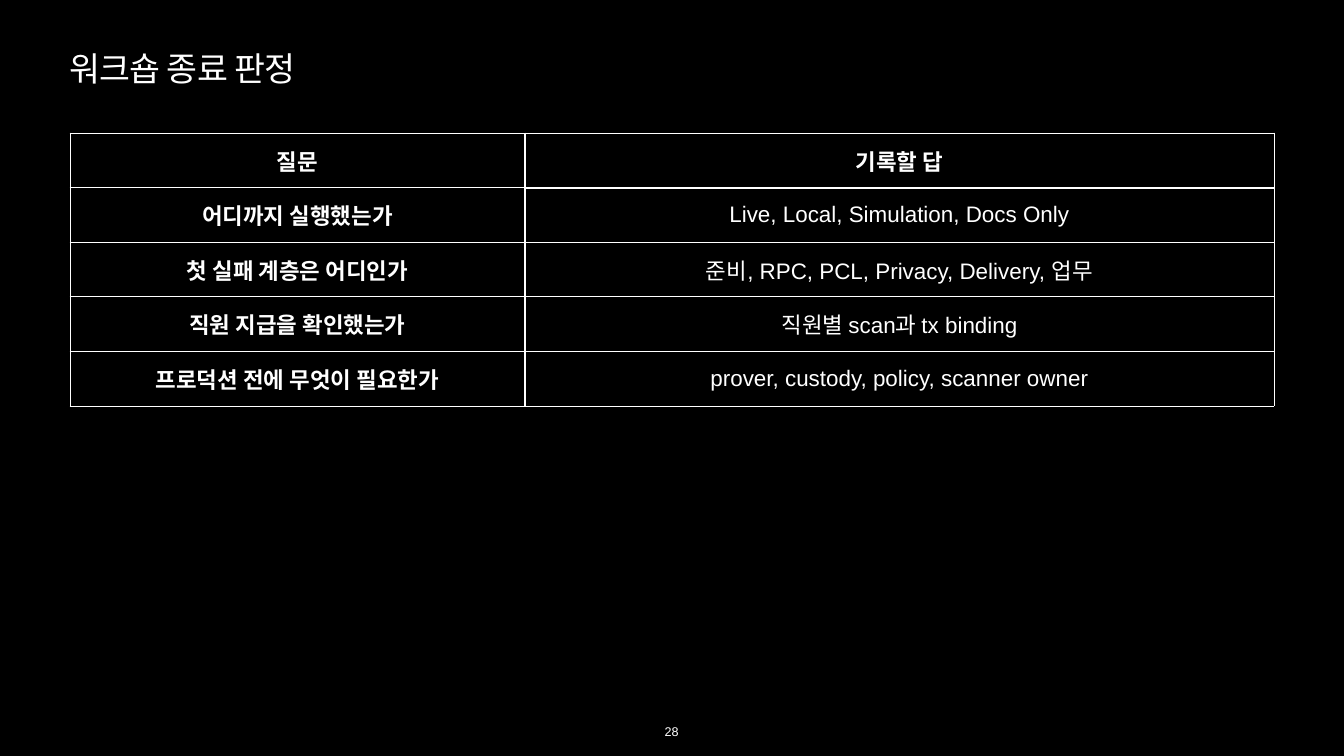
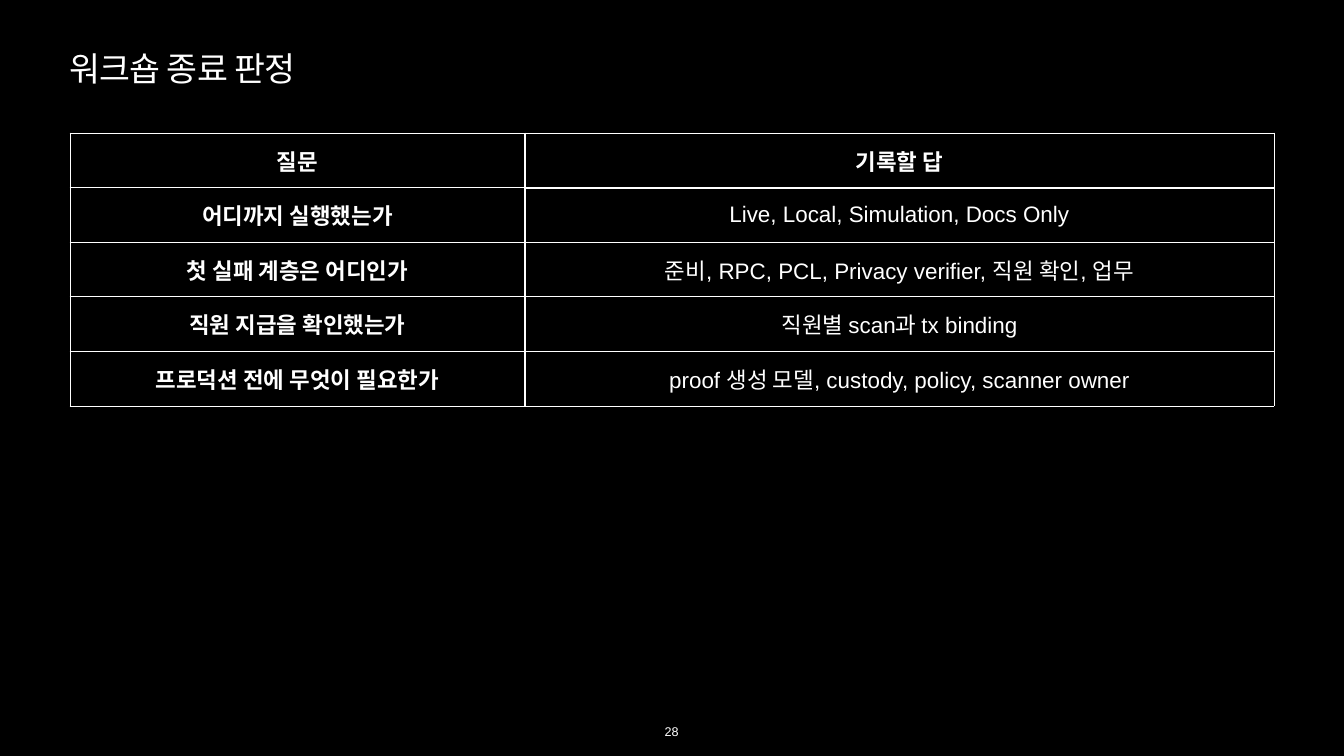
Before and after one commit to kooroot/Maroo-privacy-workshop, a slide deck: slide 28 of deliverables/Maroo_Privacy_Workshop_75min.pptx. Drawn at 1344x756 pixels with LibreOffice and Linux fonts; fonts in the diff are those of the drawing. Boxes give left, top, right and bottom in pixels: in the first picture for what was removed or moved away, otherwise in the second. Text is boxed around its words. In the diff, an @@ line names an element or a change of style, - is before the commit and + after.

```diff
--- a/deliverables/Maroo_Privacy_Workshop_75min.pptx
+++ b/deliverables/Maroo_Privacy_Workshop_75min.pptx
@@ table at (70,133,1274,406) @@
-row 3, column 2: 준비, RPC, PCL, Privacy, Delivery, 업무
+row 3, column 2: 준비, RPC, PCL, Privacy verifier, 직원 확인, 업무
-row 5, column 2: prover, custody, policy, scanner owner
+row 5, column 2: proof 생성 모델, custody, policy, scanner owner
```
Also in this commit, not shown: 13 other slides changed.
